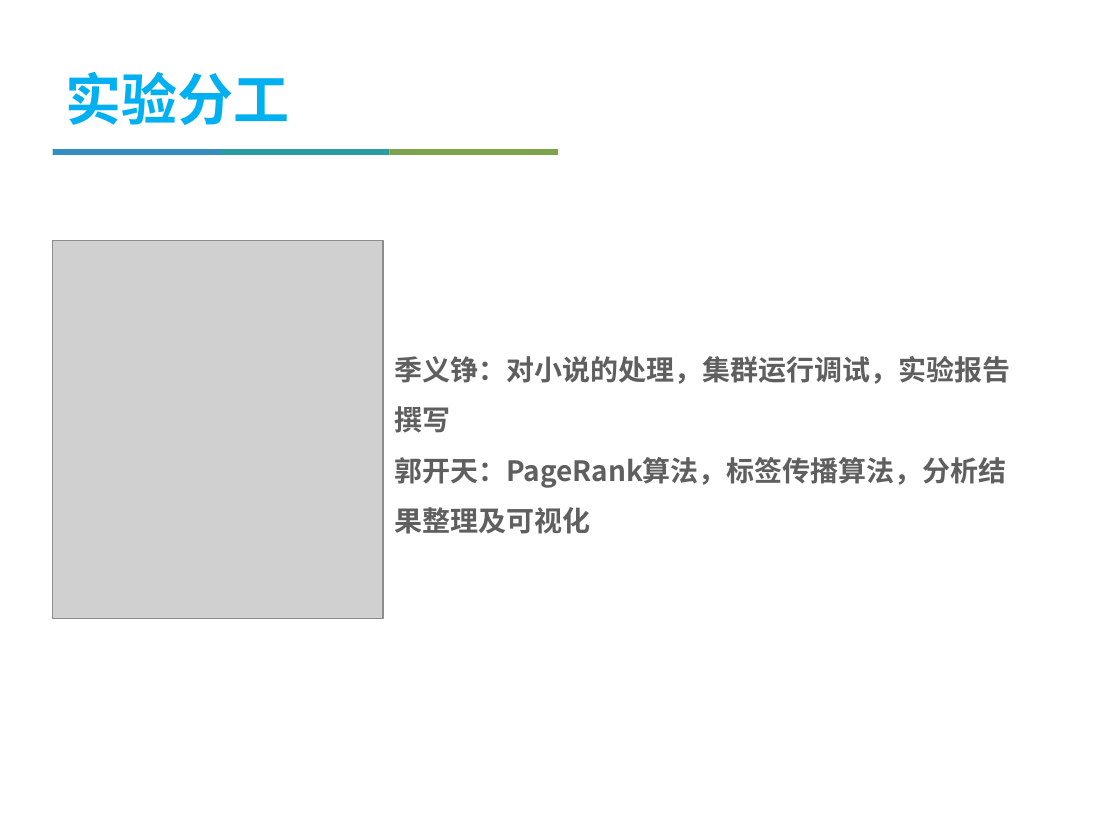
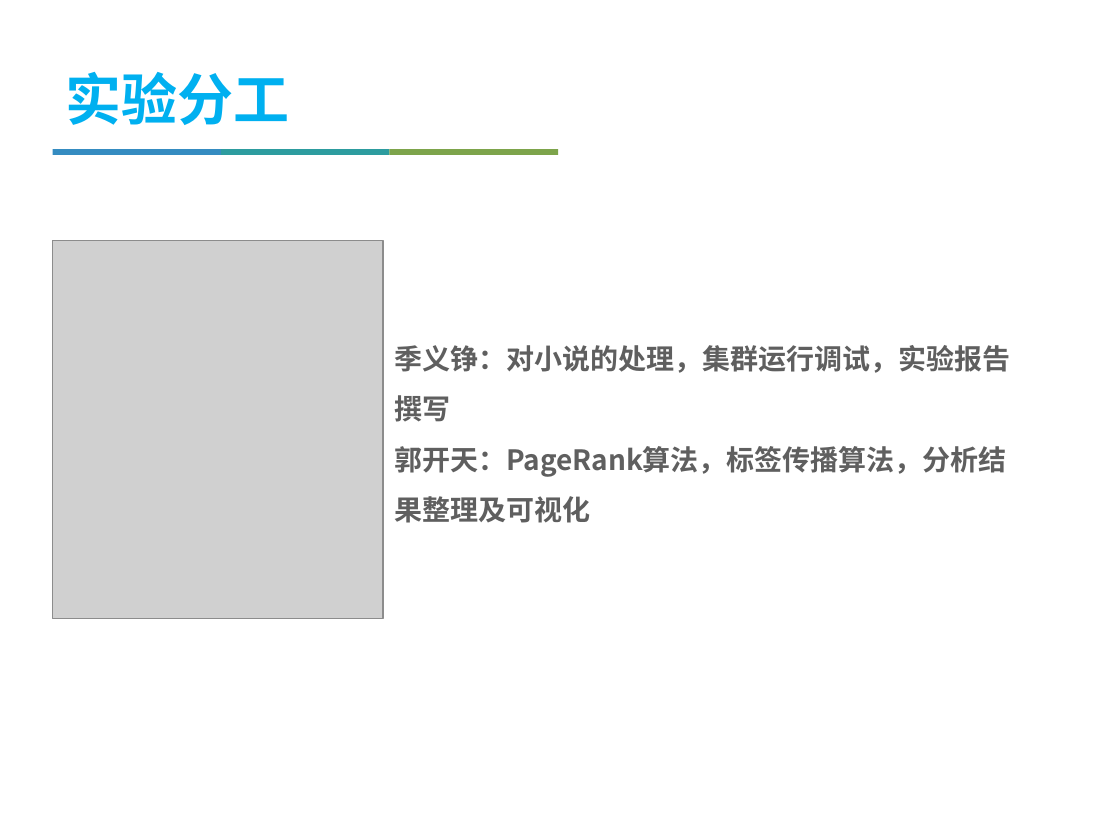
Before and after one commit to jiyizheng/bigdata, a slide deck: slide 5 of mp.pptx. Drawn at 1120x840 pixels with LibreOffice and Linux fonts; fonts in the diff are those of the drawing; grey boxes stand for pictures; background and template pictures are left out. Boxes give left, top, right and bottom in pixels: in the first picture for what was removed or moved away, otherwise in the second. Text is boxed around its words. In the diff, an @@ line names an element or a change of style, - is before the commit and + after.

```diff
--- a/mp.pptx
+++ b/mp.pptx
@@ text "季义铮：对小说的处理，集群运行调试，实验报告撰写" moved from (x1=394, y1=356, x2=1010, y2=534) to (x1=394, y1=345, x2=1010, y2=523) @@
```
Also in this commit, not shown: 8 other slides changed, 7 slides added, 10 slides removed, 2 other files.
